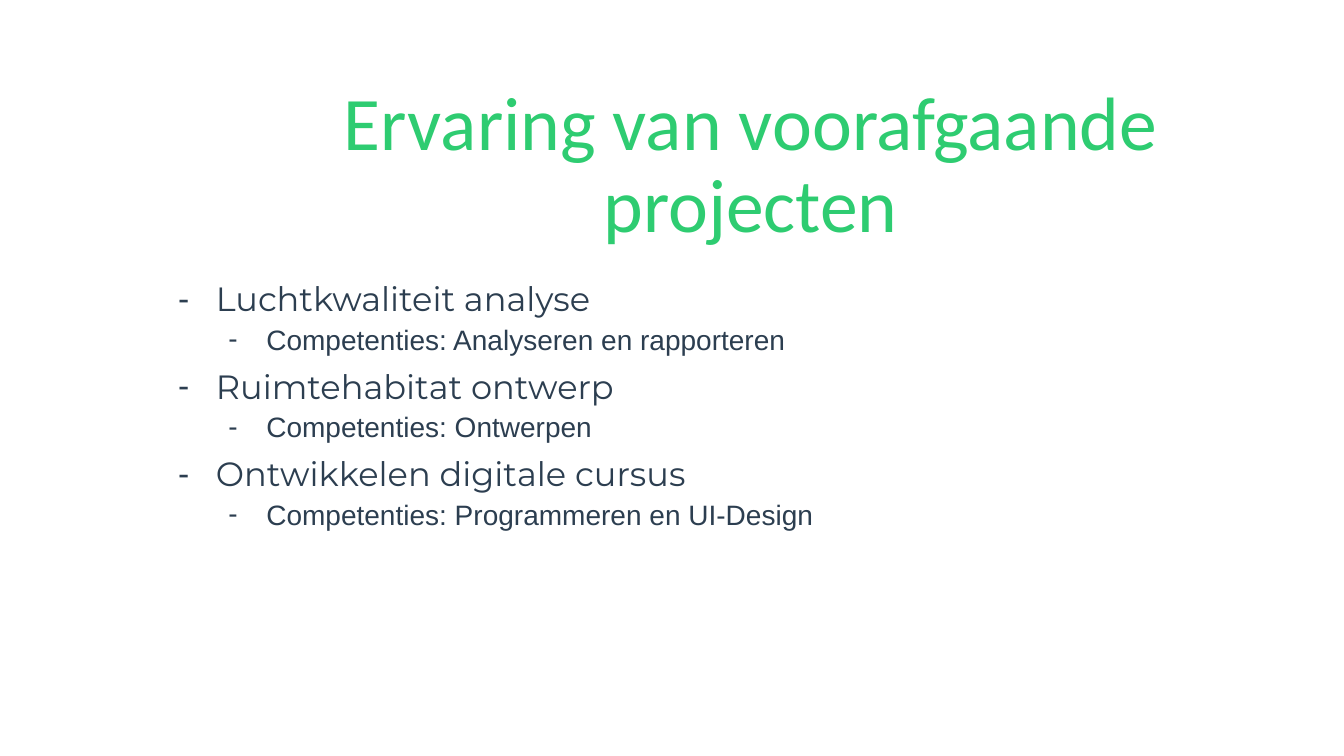
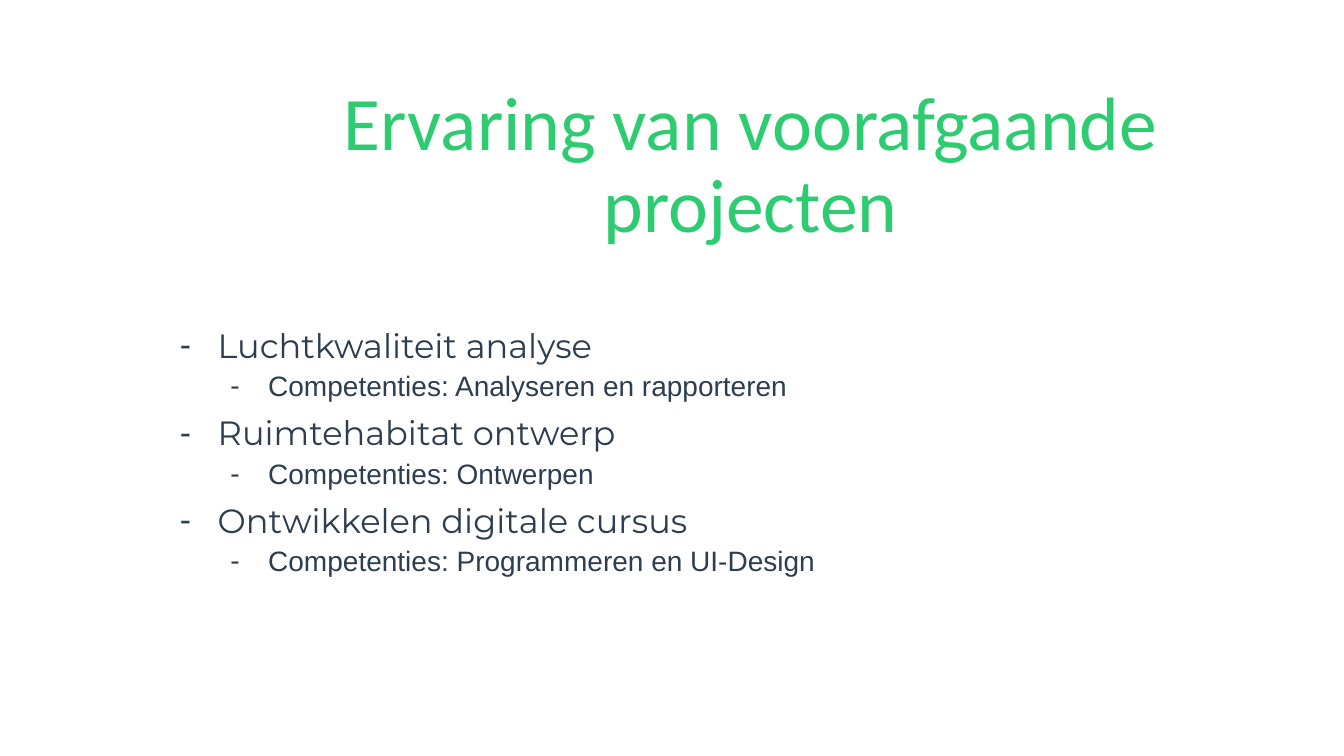
Before and after one commit to TimVosch/Aqua, a slide deck: slide 3 of Contact/Meeting_1/IntroductieGroep.pptx (slide 2 before the commit). Drawn at 1344x756 pixels with LibreOffice and Linux fonts; fonts in the diff are those of the drawing; background and template pictures are left out. Boxes give left, top, right and bottom in pixels: in the first picture for what was removed or moved away, otherwise in the second. Text is boxed around its words. In the diff, an @@ line names an element or a change of style, - is before the commit and + after.

```diff
--- a/Contact/Meeting_1/IntroductieGroep.pptx
+++ b/Contact/Meeting_1/IntroductieGroep.pptx
@@ subtitle "Luchtkwaliteit analyse": place and size @@
-subtitle "Luchtkwaliteit analyse" at bbox=[216, 286, 813, 530]
+subtitle "Luchtkwaliteit analyse" at bbox=[218, 333, 815, 576]
```
Also in this commit, not shown: 5 slides added, 1 slide removed.
